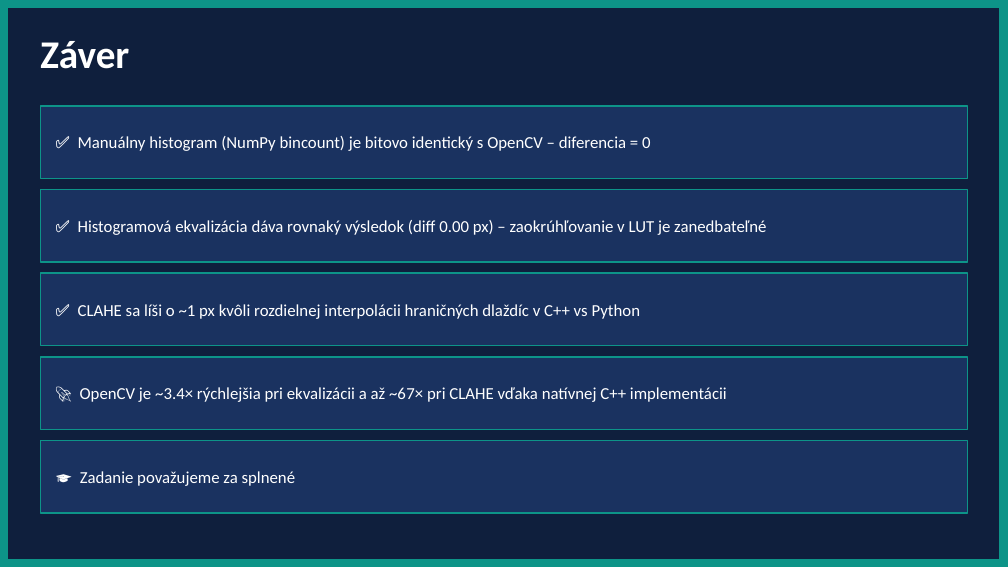
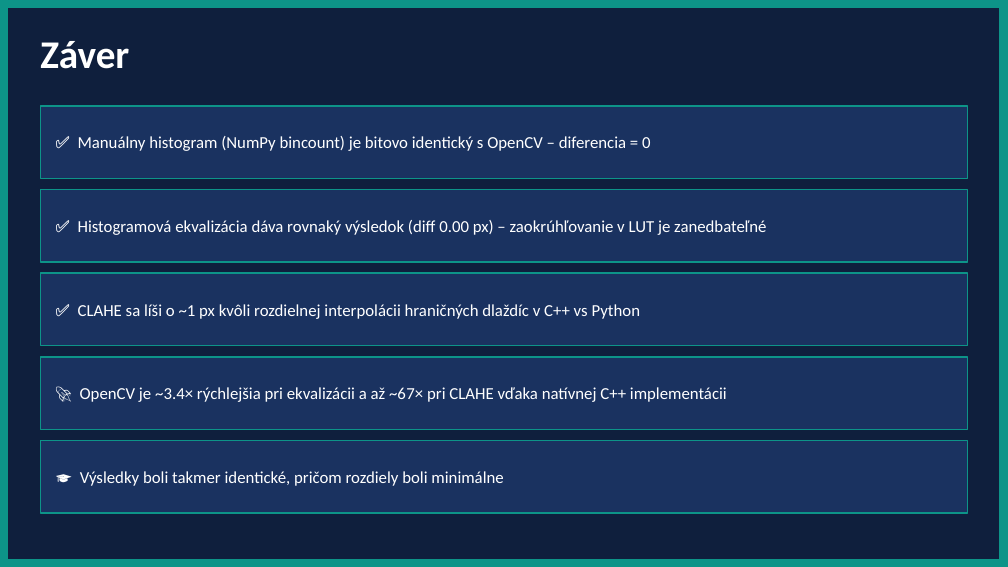
Before and after one commit to Martinbran/psvo_Kupec_Brandobur, a slide deck: slide 8 of Zadanie_3/Zadanie3_Prezentacia.pptx. Drawn at 1008x567 pixels with LibreOffice and Linux fonts; fonts in the diff are those of the drawing. Boxes give left, top, right and bottom in pixels: in the first picture for what was removed or moved away, otherwise in the second. Text is boxed around its words. In the diff, an @@ line names an element or a change of style, - is before the commit and + after.

```diff
--- a/Zadanie_3/Zadanie3_Prezentacia.pptx
+++ b/Zadanie_3/Zadanie3_Prezentacia.pptx
@@ text at (80, 471, 503, 486): text changed @@
-🎓 Zadanie považujeme za splnené
+🎓 Výsledky boli takmer identické, pričom rozdiely boli minimálne
```
Also in this commit, not shown: 2 other slides changed, 4 slides added, 1 other file.
